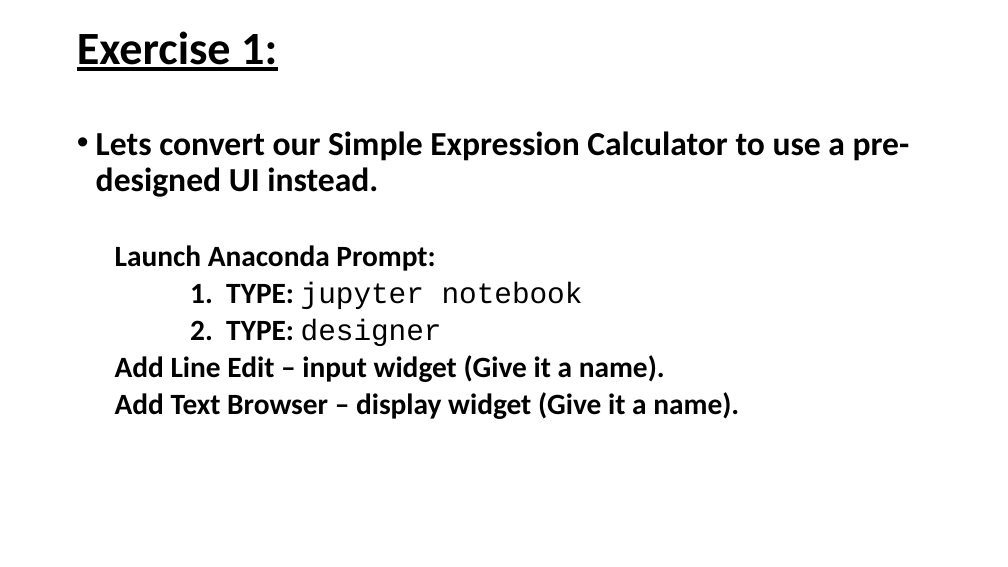
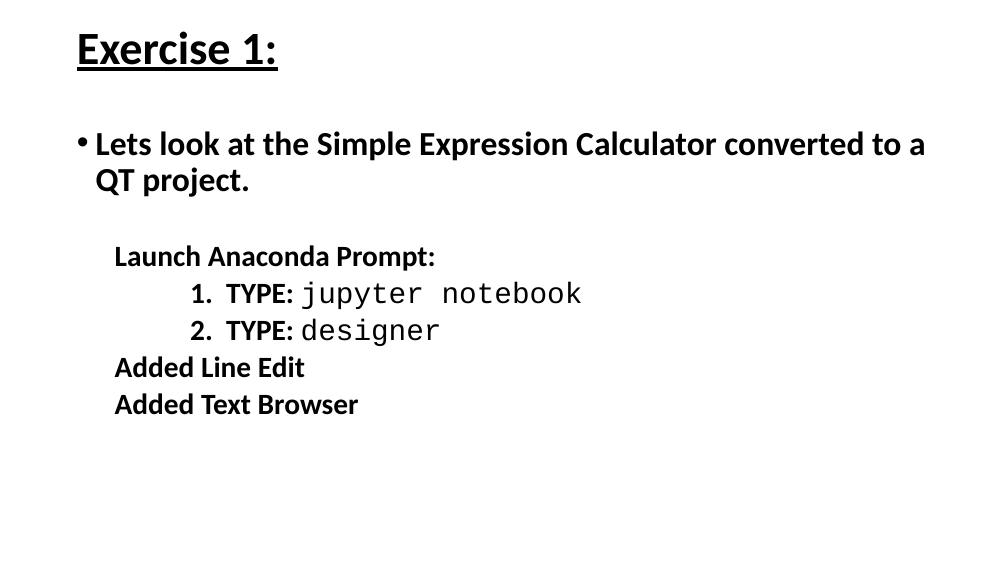
Before and after one commit to joeybrennan/Python-UI-Projects, a slide deck: slide 12 of GUI How to/User Interfaces.pptx (slide 11 before the commit). Drawn at 1008x567 pixels with LibreOffice and Linux fonts; fonts in the diff are those of the drawing; background and template pictures are left out. Boxes give left, top, right and bottom in pixels: in the first picture for what was removed or moved away, otherwise in the second. Text is boxed around its words. In the diff, an @@ line names an element or a change of style, - is before the commit and + after.

```diff
--- a/GUI How to/User Interfaces.pptx
+++ b/GUI How to/User Interfaces.pptx
@@ text at [96,131,926,197]: text changed @@
-• Lets convert our Simple Expression Calculator to use a pre-designed UI instead.
+• Lets look at the Simple Expression Calculator converted to a QT project.
@@ text at [115,356,359,415]: text changed @@
-  Add Line Edit – input widget (Give it a name).
-  Add Text Browser – display widget (Give it a name).
+  Added Line Edit
+  Added Text Browser
```
Also in this commit, not shown: 5 other slides changed, 4 slides added.
